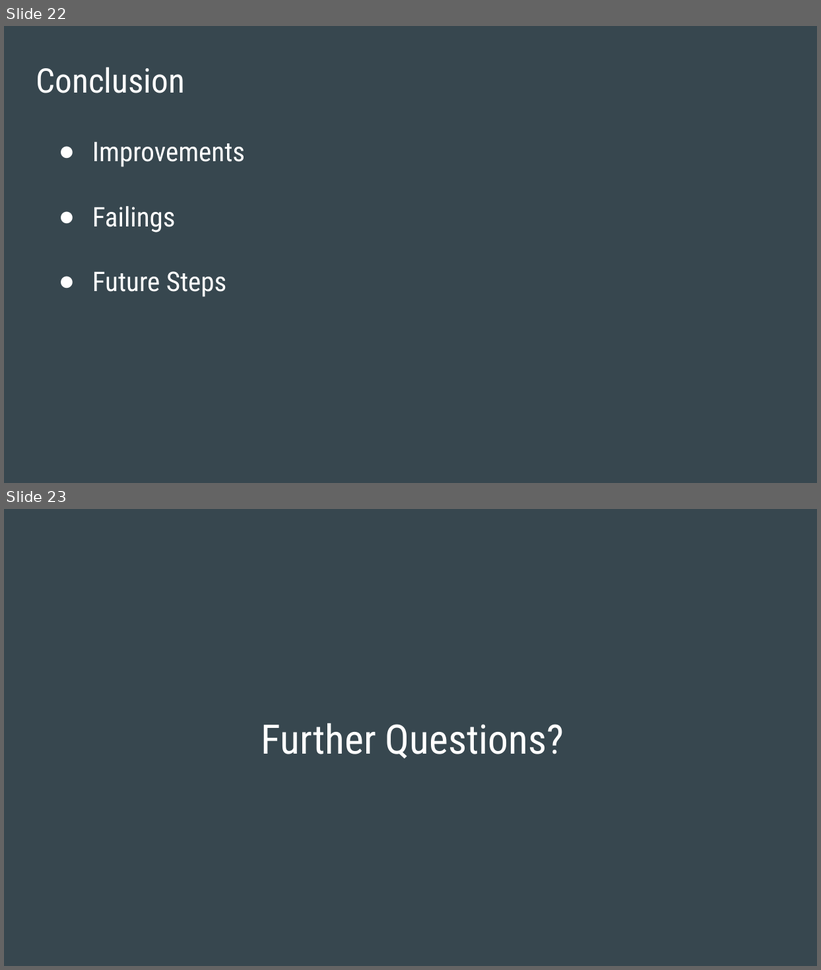
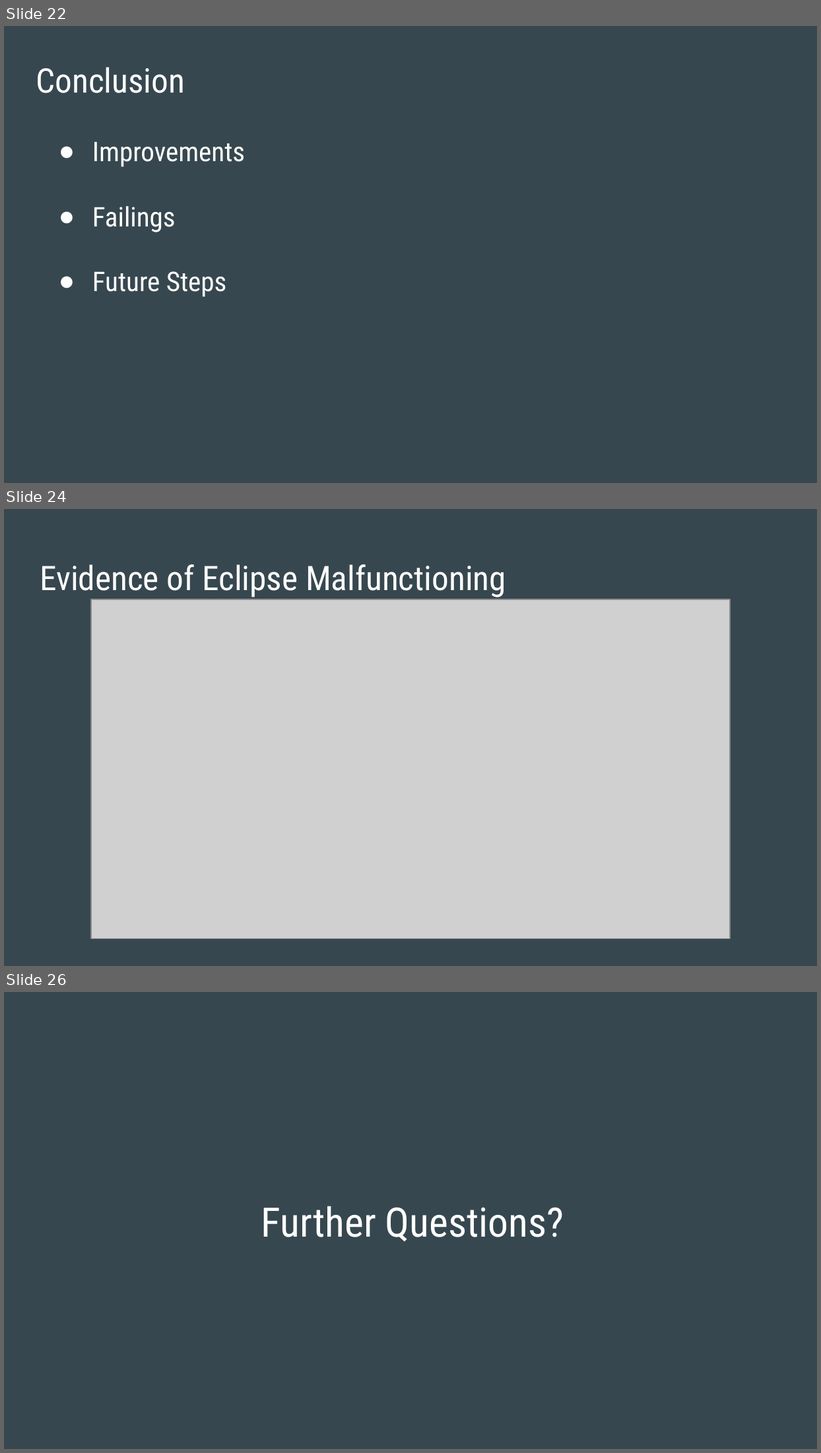
Before and after one commit to Fraser-A-N-Smith/SecondProject, a slide deck: Documentation/HobbyProject.pptx. Shown one above the other, each under a label of ours: slides 22 and 23 before the commit, slides 22, 24 and 26 after it; the slides between them are not shown. The pictures are 821x970 and 821x1453 pixels, drawn with LibreOffice and Linux fonts; fonts in the diff are those of the drawing; grey boxes stand for pictures. Boxes give left, top, right and bottom in pixels: in the first picture for what was removed or moved away, otherwise in the second. Text is boxed around its words. In the diff, an @@ line names an element or a change of style, - is before the commit and + after.

```diff
--- a/Documentation/HobbyProject.pptx
+++ b/Documentation/HobbyProject.pptx
@@ slide 24 added at box(4, 509, 817, 966), background #37474F @@
@@ title added at box(40, 564, 506, 597), 30 pt, text #FFFFFF @@
+Evidence of Eclipse Malfunctioning
@@ picture added at box(91, 599, 730, 939) @@
@@ what was slide 23 is now slide 26 @@
```
Also in this commit, not shown: 1 slide changed, 2 other slides added, 5 other files.
